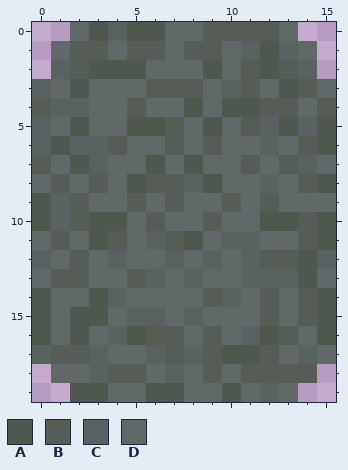
A pixel-art sprite gets an edit: all_scenes/game_scenes/chapter_1_scenes/art/game_art/chapter_1_background_tileset.png. That is the earlier state.
The file is 16x20 pixels.
Palette (. is transparent): A #4e584f  B #555d56  C #586361  D #606967
Pixels before, first column x 0:
 0 ..DACAADDBBBBD..
 1 .DBBDBBDBBDCACD.
 2 .CBAAADDDADBABC.
 3 CDADDDBBBDCBDABD
 4 BCCDDBDDADAABBDB
 5 CDADDAABDADBCACA
 6 CACCBDDBDBDDCDBA
 7 BDACDDADADDBDBCD
 8 DBDBDABBCADDCDBA
 9 ACBDDBDBDDBDBDDD
10 ACBAADBDDBDDAABA
11 DBDABDCBADCCDDBA
12 CDBDCDDCDCDCBBAC
13 DBBDDBCDCDDCCCAD
14 ADDACDDDDBCDBDBA
15 ADAADCCDCDDDBDBA
16 ADADCABBDBDCABDA
17 CBBCDDCBCBAABDCD
18 .DDCBBDCDBDBBBB.
19 ..AADDAADDADCD..
Now the later version:
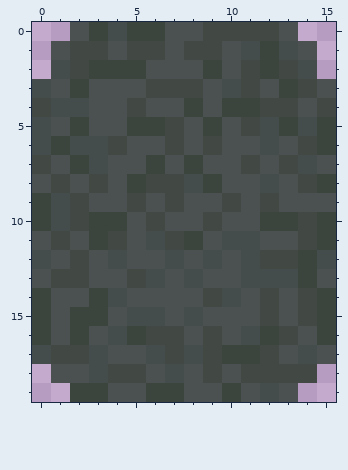
The edit:
colour A: #4e584f -> #3c443e
colour B: #555d56 -> #424843
colour C: #586361 -> #444d4b
colour D: #606967 -> #4a5150
Boxes around the changes in both pictures, in picture pixels (x1, y1, x2, y2):
changed: (32, 22, 336, 402)
